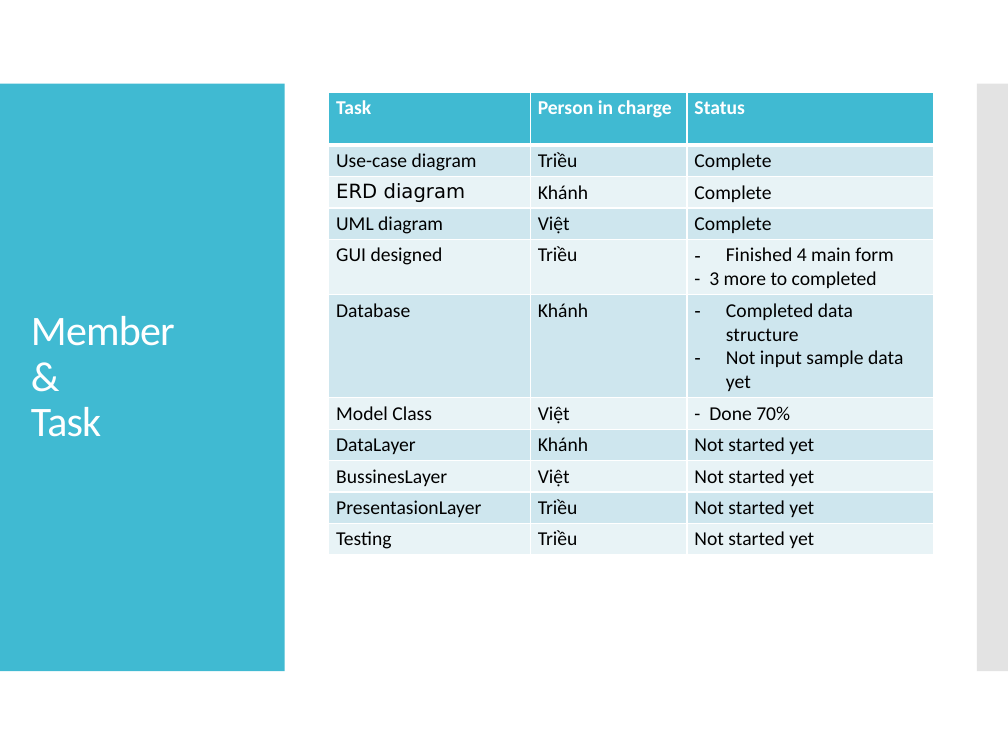
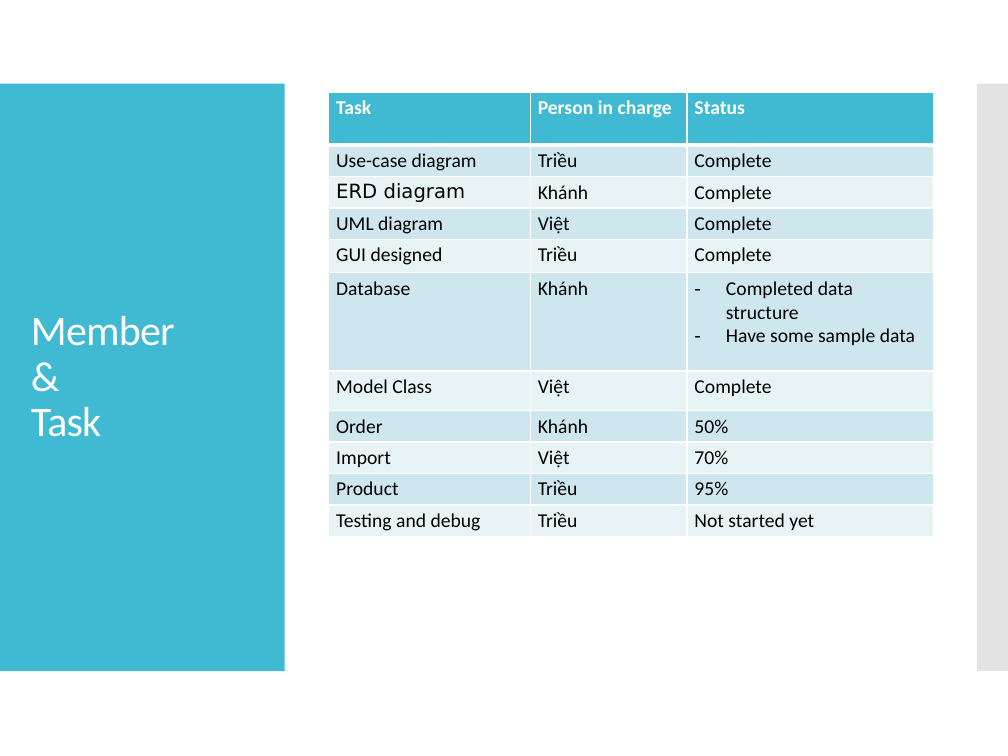
Before and after one commit to pvtrieu/DrinkStore, a slide deck: slide 8 of Report/Report_2.pptx (slide 5 before the commit). Drawn at 1008x756 pixels with LibreOffice and Linux fonts; fonts in the diff are those of the drawing. Boxes give left, top, right and bottom in pixels: in the first picture for what was removed or moved away, otherwise in the second. Text is boxed around its words. In the diff, an @@ line names an element or a change of style, - is before the commit and + after.

Commit message:
update report and mini detail to product

```diff
--- a/Report/Report_2.pptx
+++ b/Report/Report_2.pptx
@@ table at (329,93,933,538) @@
-row 5, column 3: Finished 4 main form / - 3 more to completed
+row 5, column 3: Complete
-row 6, column 3: Completed data structure / Not input sample data yet
+row 6, column 3: Completed data structure / Have some sample data
-row 7, column 3: - Done 70%
+row 7, column 3: Complete
-row 8, column 1: DataLayer
+row 8, column 1: Order
-row 8, column 3: Not started yet
+row 8, column 3: 50%
-row 9, column 1: BussinesLayer
+row 9, column 1: Import
-row 9, column 3: Not started yet
+row 9, column 3: 70%
-row 10, column 1: PresentasionLayer
+row 10, column 1: Product
-row 10, column 3: Not started yet
+row 10, column 3: 95%
-row 11, column 1: Testing
+row 11, column 1: Testing and debug
```
Also in this commit, not shown: 1 other slide changed, 5 slides added, 8 other files.
